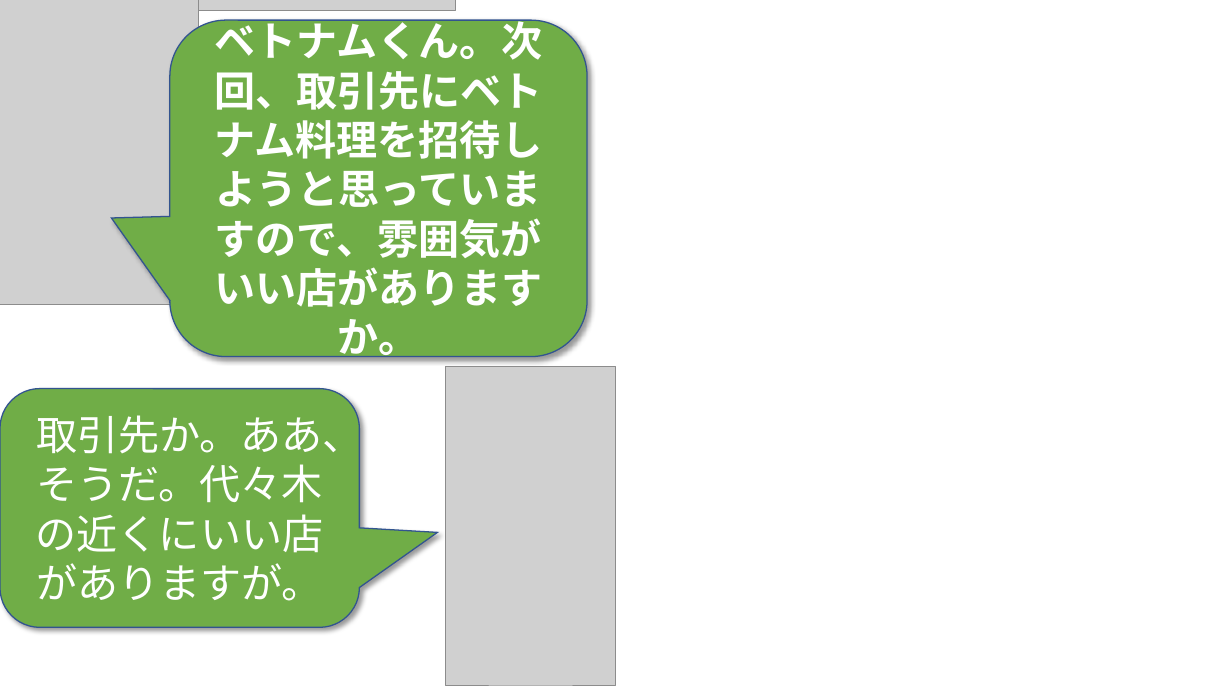
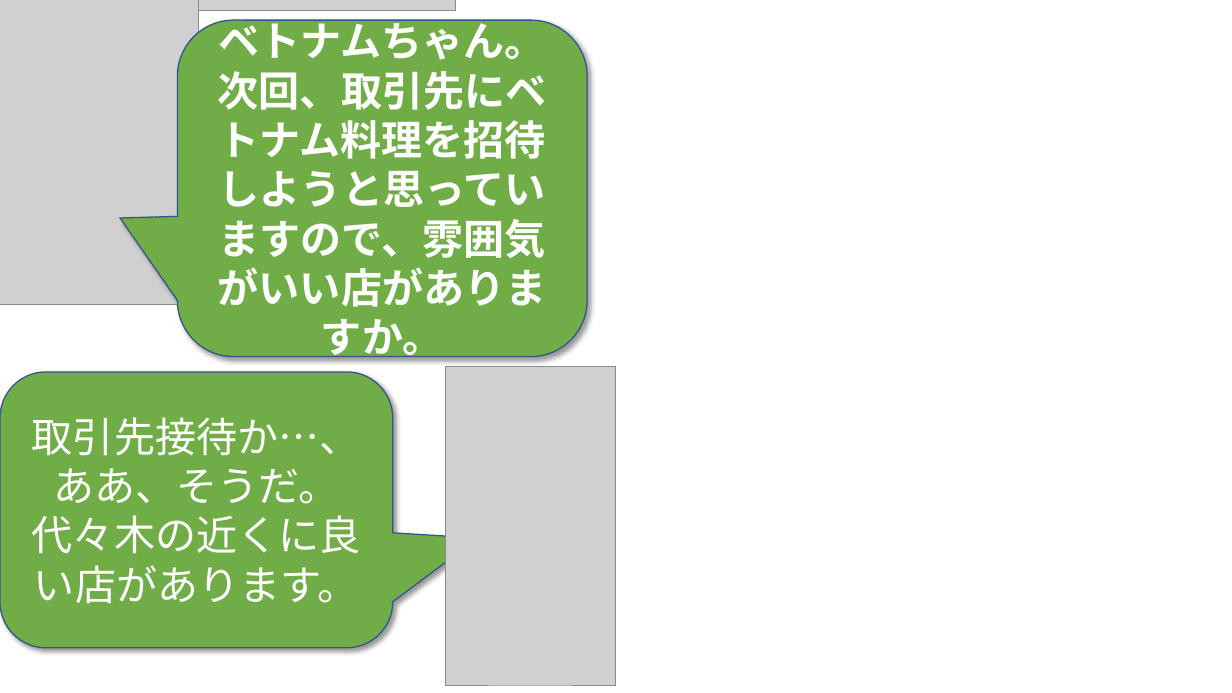
Before and after one commit to phuchung97/phuchung97.github.io, a slide deck: slide 14 of design/story.pptx. Drawn at 1232x693 pixels with LibreOffice and Linux fonts; fonts in the diff are those of the drawing; grey boxes stand for pictures; background and template pictures are left out. Boxes give left, top, right and bottom in pixels: in the first picture for what was removed or moved away, otherwise in the second. Text is boxed around its words. In the diff, an @@ line names an element or a change of style, - is before the commit and + after.

```diff
--- a/design/story.pptx
+++ b/design/story.pptx
@@ rounded speech box "ベトナムちゃん。次回、取引先にベトナム料理を招待しようと思っていますので、雰囲気がいい店がありますか。": place and size @@
-rounded speech box "ベトナムちゃん。次回、取引先にベトナム料理を招待しようと思っていますので、雰囲気がいい店がありますか。" at bbox=[170, 20, 588, 357]
+rounded speech box "ベトナムちゃん。次回、取引先にベトナム料理を招待しようと思っていますので、雰囲気がいい店がありますか。" at bbox=[177, 20, 587, 357]
@@ text in rounded speech box at bbox=[218, 14, 547, 363]: text changed @@
-ベトナムくん。次回、取引先にベトナム料理を招待しようと思っていますので、雰囲気がいい店がありますか。
+ベトナムちゃん。次回、取引先にベトナム料理を招待しようと思っていますので、雰囲気がいい店がありますか。
@@ rounded speech box "取引先接待か…、ああ、そうだ。代々木の近くに良い店があります。": place and size @@
-rounded speech box "取引先接待か…、ああ、そうだ。代々木の近くに良い店があります。" at bbox=[0, 389, 360, 628]
+rounded speech box "取引先接待か…、ああ、そうだ。代々木の近くに良い店があります。" at bbox=[0, 372, 393, 649]
@@ text in rounded speech box at bbox=[32, 417, 361, 604]: text changed @@
-取引先か。ああ、そうだ。代々木の近くにいい店がありますが。
+取引先接待か…、ああ、そうだ。代々木の近くに良い店があります。
```
Also in this commit, not shown: 16 other slides changed, 24 other files.
